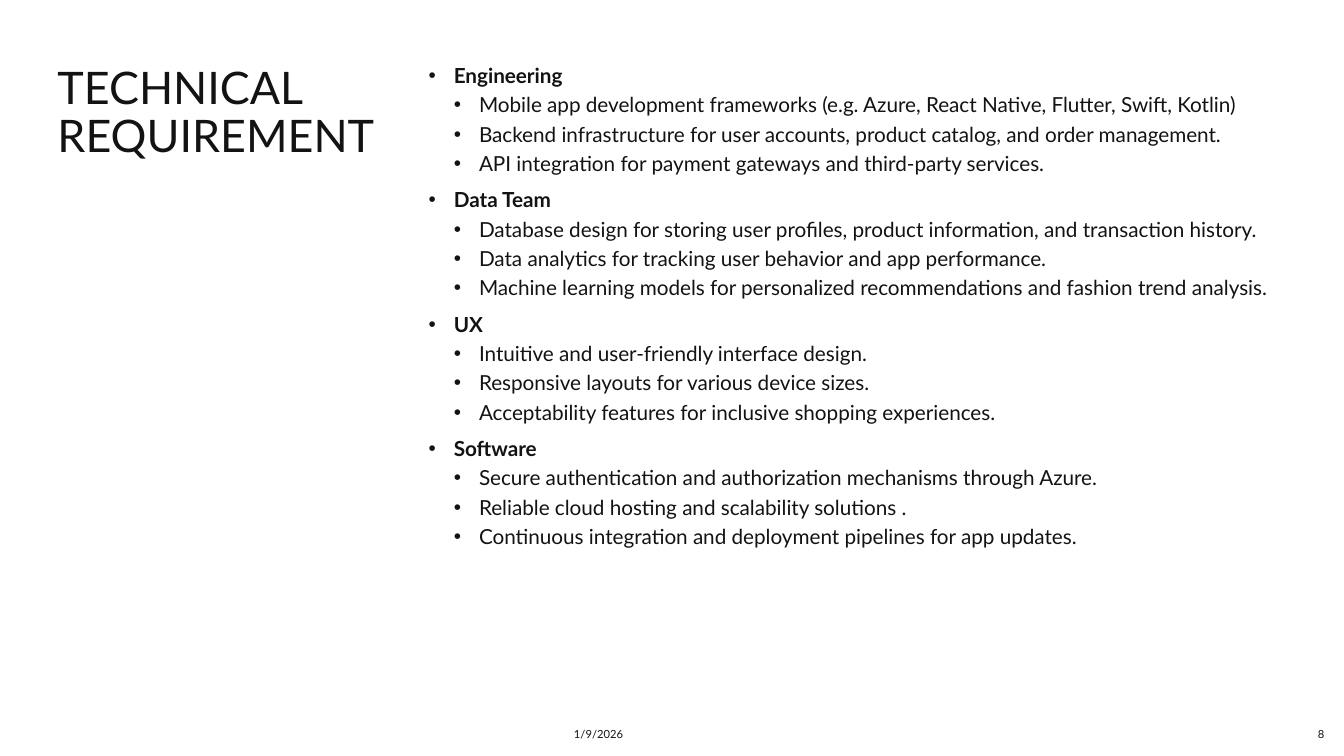
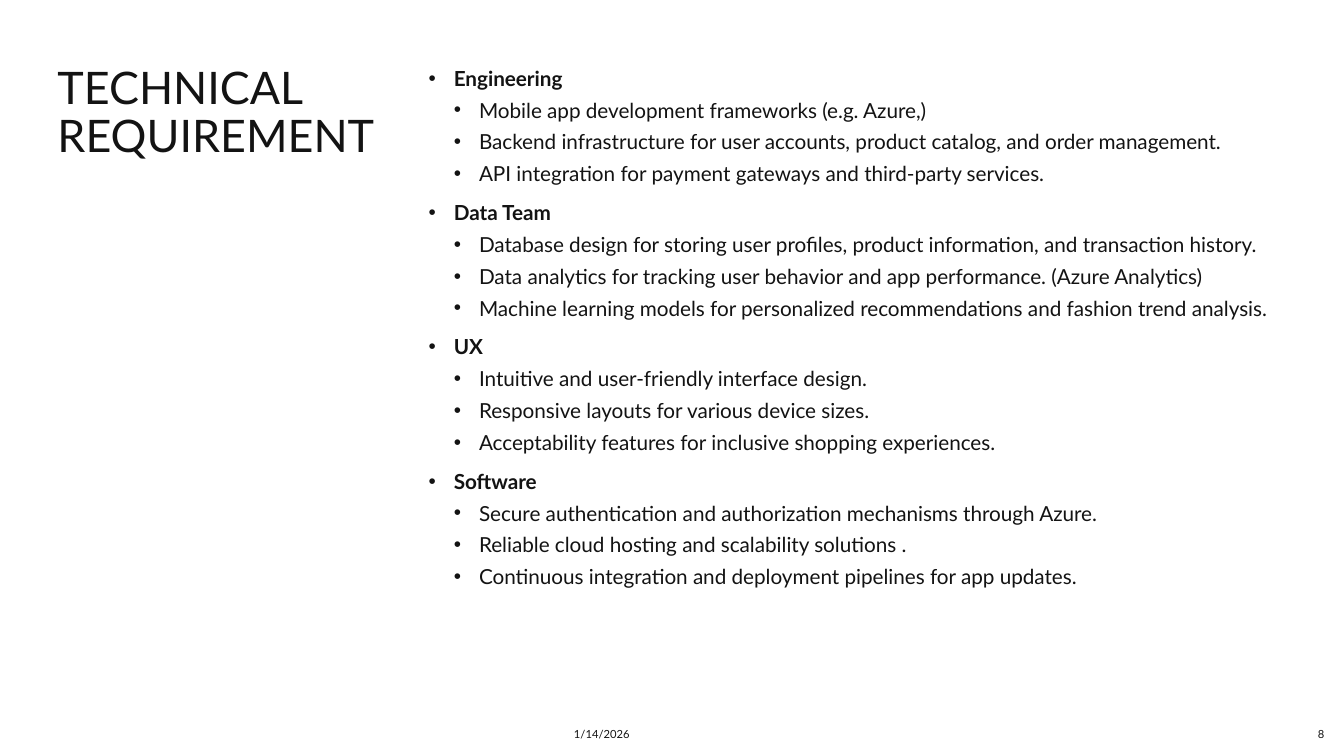
Before and after one commit to pajeeokoth/fashion-insta, a slide deck: slide 8 of Fashion-insta.pptx. Drawn at 1344x756 pixels with LibreOffice and Linux fonts; fonts in the diff are those of the drawing. Boxes give left, top, right and bottom in pixels: in the first picture for what was removed or moved away, otherwise in the second. Text is boxed around its words. In the diff, an @@ line names an element or a change of style, - is before the commit and + after.

```diff
--- a/Fashion-insta.pptx
+++ b/Fashion-insta.pptx
@@ text at (x1=454, y1=70, x2=1267, y2=588): line spacing 0.9 to 1 @@
@@ text at (x1=479, y1=102, x2=926, y2=122): text changed @@
-  • Mobile app development frameworks (e.g. Azure, React Native, Flutter, Swift, Kotlin)
+  • Mobile app development frameworks (e.g. Azure,)
@@ text at (x1=479, y1=268, x2=1202, y2=288): text changed @@
-  • Data analytics for tracking user behavior and app performance.
+  • Data analytics for tracking user behavior and app performance. (Azure Analytics)
@@ text at (x1=574, y1=730, x2=630, y2=739): text changed @@
-1/9/2026
+1/14/2026
```
Also in this commit, not shown: 22 other slides changed, 2 slides added, 2 slides removed, 1 other file.
